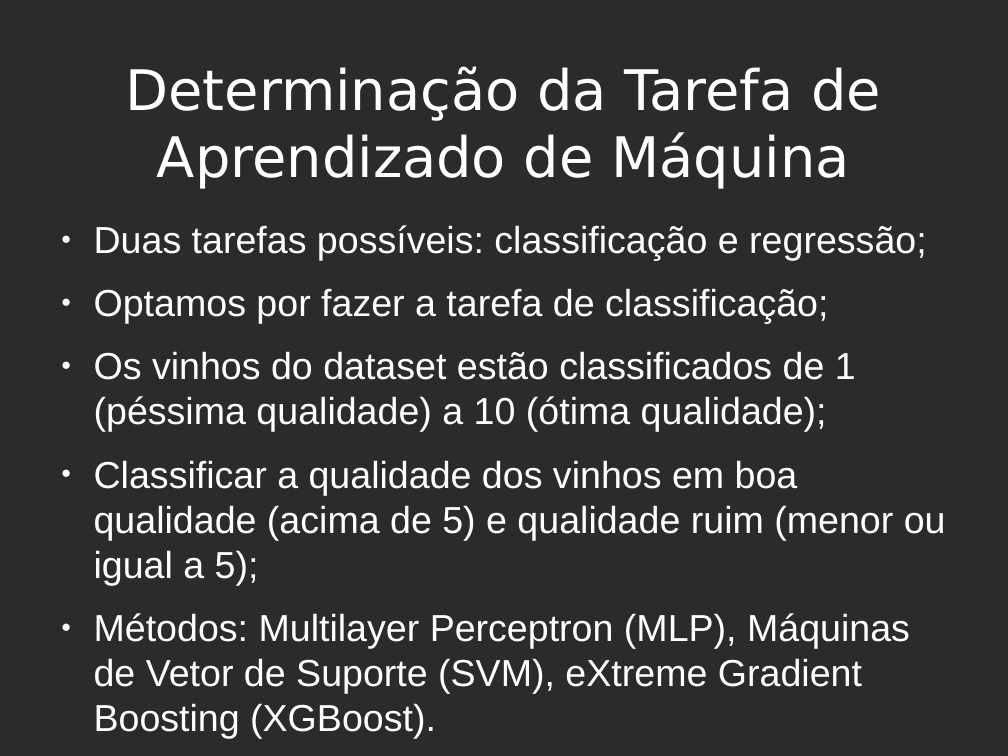
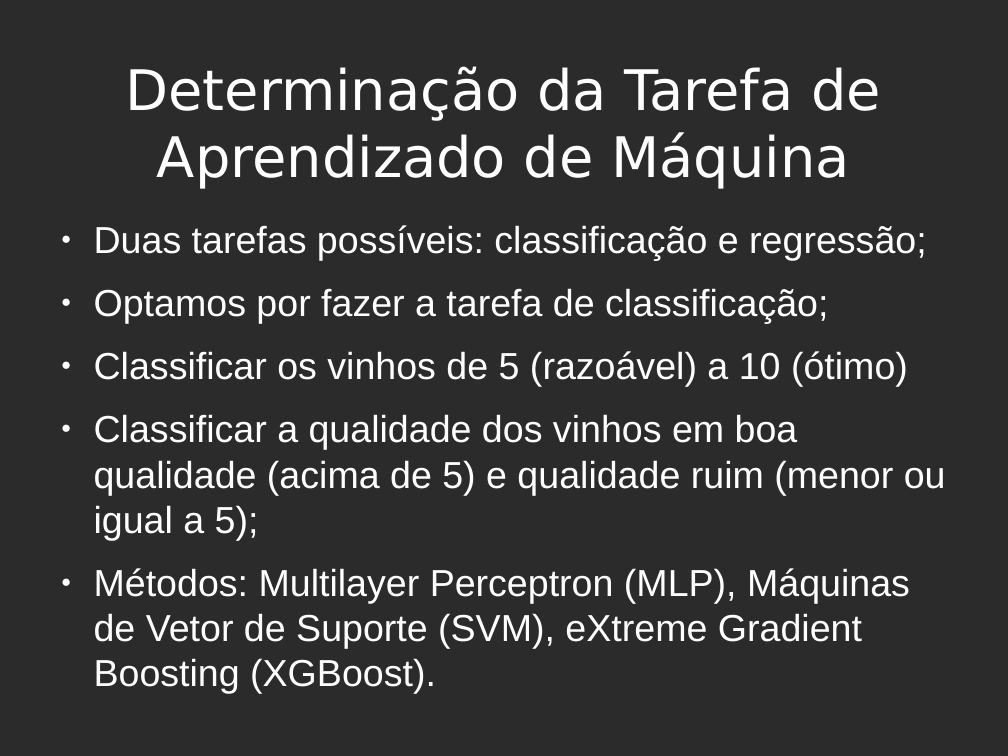
Before and after one commit to sdkgit123/RNA-atv3, a slide deck: slide 6 of RNA-apresentacao.odp. Drawn at 1008x756 pixels with LibreOffice and Linux fonts; fonts in the diff are those of the drawing; background and template pictures are left out; a plain dark background stands for a picture behind light text. Boxes give left, top, right and bottom in pixels: in the first picture for what was removed or moved away, otherwise in the second. Text is boxed around its words. In the diff, an @@ line names an element or a change of style, - is before the commit and + after.

```diff
--- a/RNA-apresentacao.odp
+++ b/RNA-apresentacao.odp
@@ text at <box>94,351,908,387</box>: text changed @@
-● Os vinhos do dataset estão classificados de 1 (péssima qualidade) a 10 (ótima qualidade);
+● Classificar os vinhos de 5 (razoável) a 10 (ótimo)
```
Also in this commit, not shown: 10 other slides changed, 9 slides added, 1 other file.
